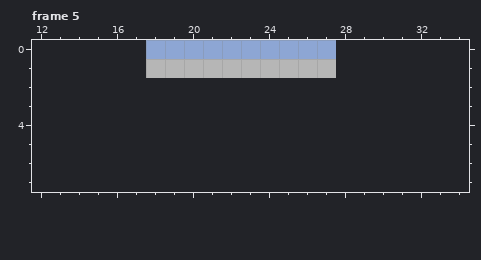
One commit to this pixel-art file: Assets/Art/Animations/Platform/PlatformSpawn.aseprite. This is how it looked before the edit.
10x2 pixels, 5 frames. Shown: frame 5: x 12..34, y 0..7. The old version is drawn lined up with the new one, on the new canvas. The commit also changed other frames, which this record leaves out.
The same view after the edit:
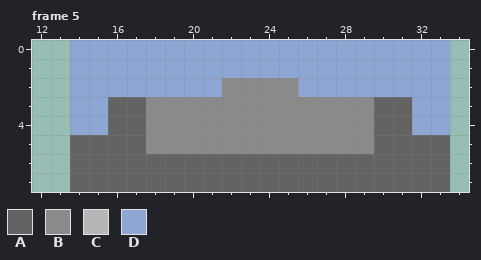
Palette (. is transparent): A #636363  B #8a8a8a  C #b6b6b6  D #8da6d4
The edit:
canvas 10x2 -> 48x8, the old top-left corner now at 18,0
--- frame 5
@@ x 12..34 @@
-0 ......DDDDDDDDDD.......
-1 ......CCCCCCCCCC.......
-2 .......................
-3 .......................
-4 .......................
-5 .......................
-6 .......................
-7 .......................
+0 ..DDDDDDDDDDDDDDDDDDDD.
+1 ..DDDDDDDDDDDDDDDDDDDD.
+2 ..DDDDDDDDBBBBDDDDDDDD.
+3 ..DDAABBBBBBBBBBBBAADD.
+4 ..DDAABBBBBBBBBBBBAADD.
+5 ..AAAABBBBBBBBBBBBAAAA.
+6 ..AAAAAAAAAAAAAAAAAAAA.
+7 ..AAAAAAAAAAAAAAAAAAAA.
Boxes around the changes in both pictures, in picture pixels (x1, y1, x2, y2):
changed: (70, 40, 450, 192)
